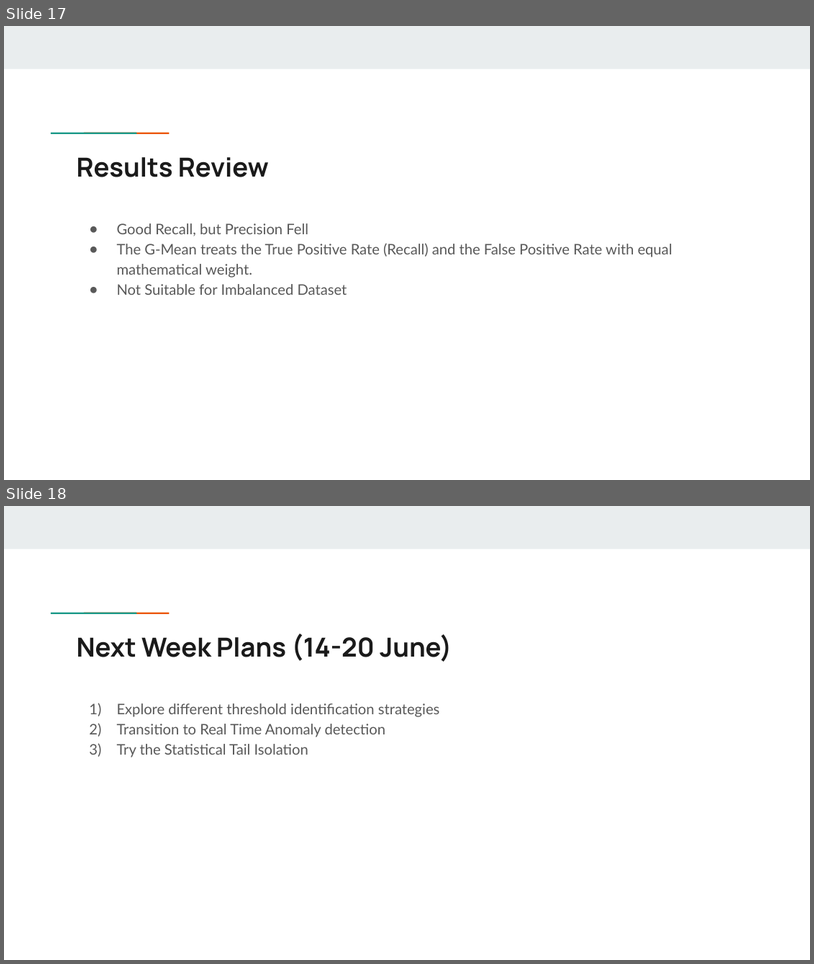
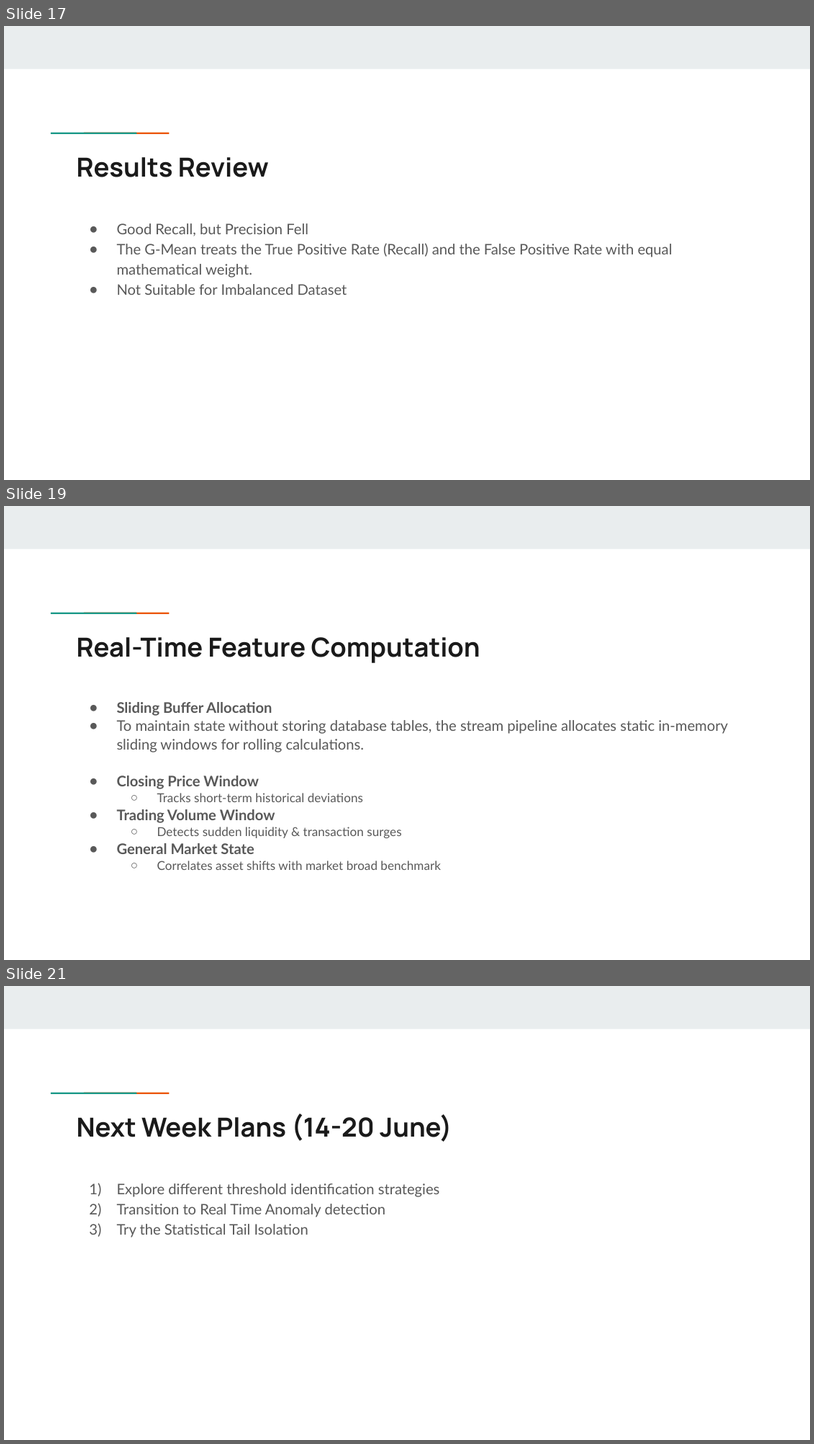
Before and after one commit to kudlamolka/Mtech_FYP, a slide deck: Presentation Slides/FYP Presentation.pptx. Shown one above the other, each under a label of ours: slides 17 and 18 before the commit, slides 17, 19 and 21 after it; the slides between them are not shown. The pictures are 814x964 and 814x1444 pixels, drawn with LibreOffice and Linux fonts; fonts in the diff are those of the drawing. Boxes give left, top, right and bottom in pixels: in the first picture for what was removed or moved away, otherwise in the second. Text is boxed around its words. In the diff, an @@ line names an element or a change of style, - is before the commit and + after.

```diff
--- a/Presentation Slides/FYP Presentation.pptx
+++ b/Presentation Slides/FYP Presentation.pptx
@@ slide 19 added at <box>4,506,810,960</box>, background #FFFFFF; not listed: 3 template elements that a slide beside it also shows @@
@@ title added at <box>77,637,481,663</box>, 23.4 pt, text #1A1A1A, bold @@
+Real-Time Feature Computation
@@ text added at <box>117,702,728,870</box>, 13 pt, text #595959 @@
+● Sliding Buffer Allocation
+● To maintain state without storing database tables, the stream pipeline allocates static in-memory sliding windows for rolling calculations.
+● Closing Price Window
+  ○ Tracks short-term historical deviations
+● Trading Volume Window
+  ○ Detects sudden liquidity & transaction surges
+● General Market State
+  ○ Correlates asset shifts with market broad benchmark
@@ what was slide 18 is now slide 21 @@
```
Also in this commit, not shown: 2 other slides added, 7 other files.
